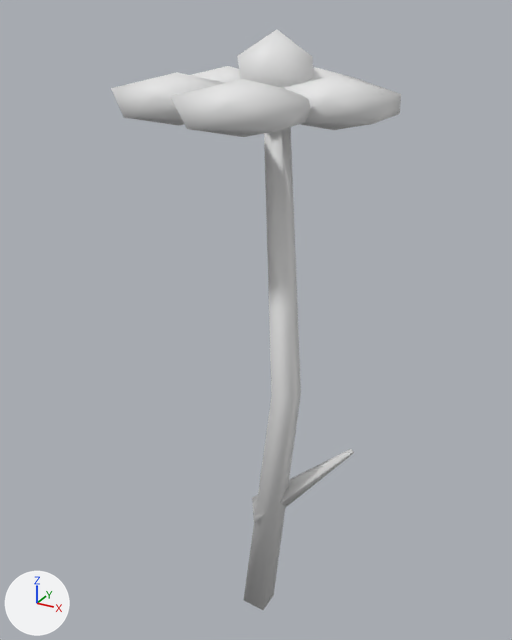
The glTF model assets/models/objects/flower_v0.glb: old version first, new version second.
Both versions are drawn from a 50 mm lens placed at (0.196, -0.361, 0.411), pointed at (-0.006, 0.008, 0.226). The lights are fixed; the arrows at lower left show +X, +Y and +Z. The older version comes first.

Names of what the first picture shows: 'flower_v0'.
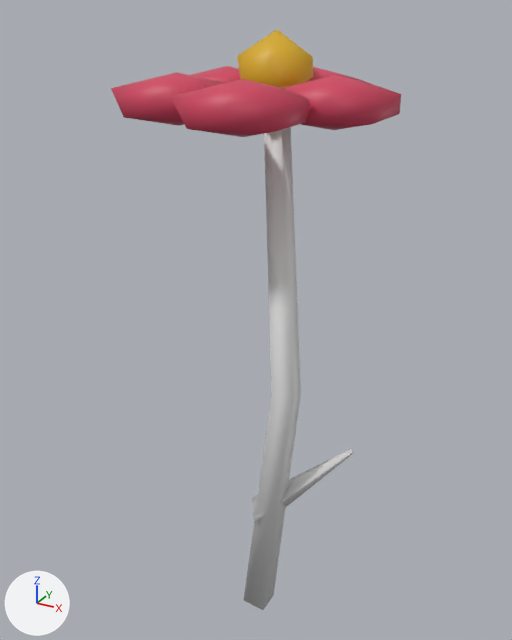
Location of each change, (x1, y1, x2, y2) in pixels of the pictures (512 x 640 px):
part 1 of me_flower_v0, recoloured (white to red): (111, 66, 401, 137) in both
part 2 of me_flower_v0, recoloured (darker): (237, 29, 313, 88) in both

Edits to the bpy script that builds the scene:
```text
Change me_flower_v0:
    where me_flower_v0.from_pydata(...)  # 90 vertices, 148 faces; spans x -0.072..0.081, y -0.077..0.077, z -0.001..0.4
    used by ob_flower_v0; location = (0.0, 0.0, 0.0)
    me_flower_v0 part 1: 100 faces centred in x -0.068..0.076, y -0.072..0.072, z 0.356..0.374 are repainted in the vertex colours; the middle colour goes from white #ffffff to red #e84a6a
    me_flower_v0 part 2: 20 faces centred in x -0.02..0.02, y 0.001..0.039, z 0.359..0.391 are repainted in the vertex colours; the middle colour goes from white #ffffff to yellow #f0c020
```
